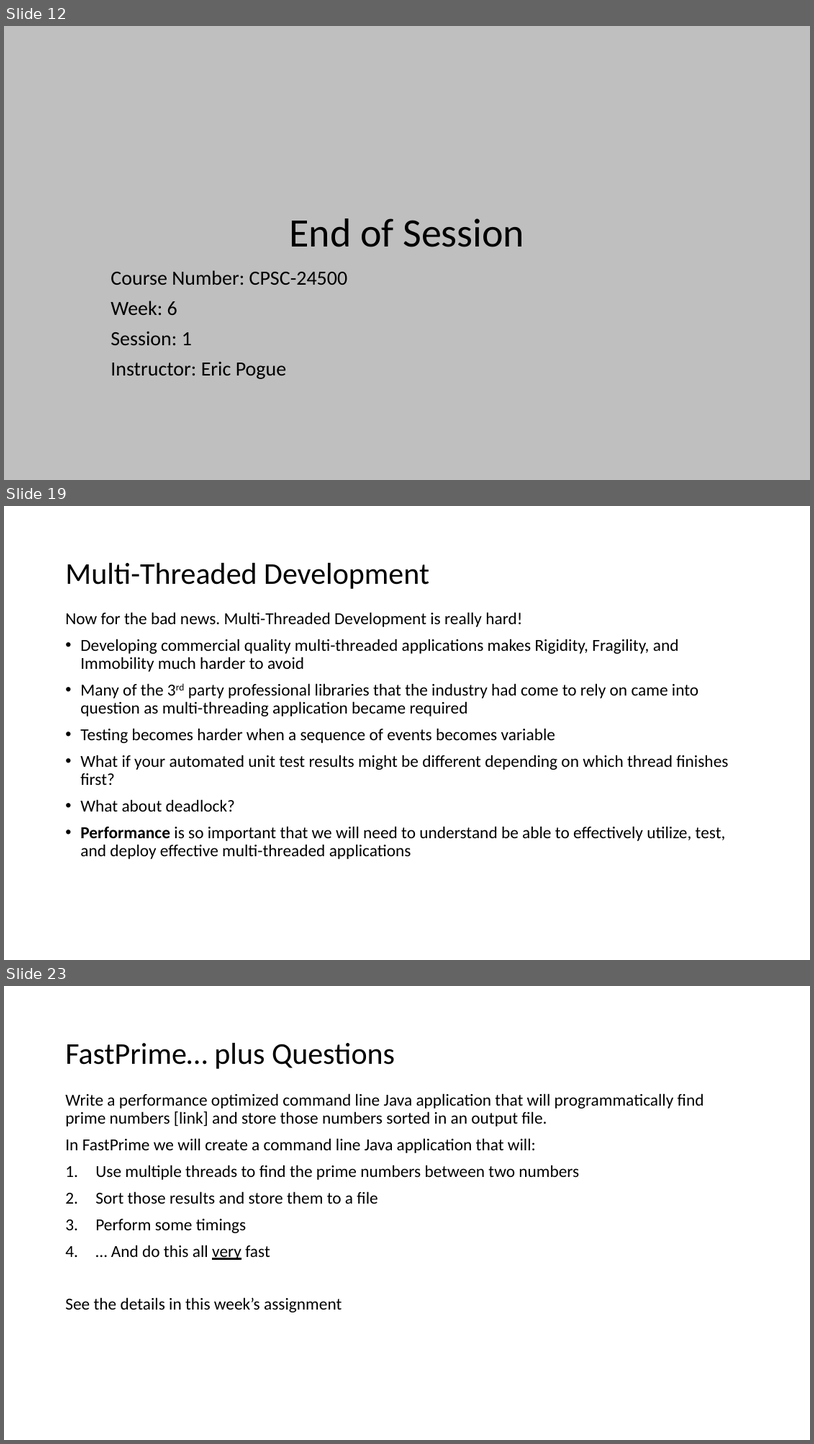
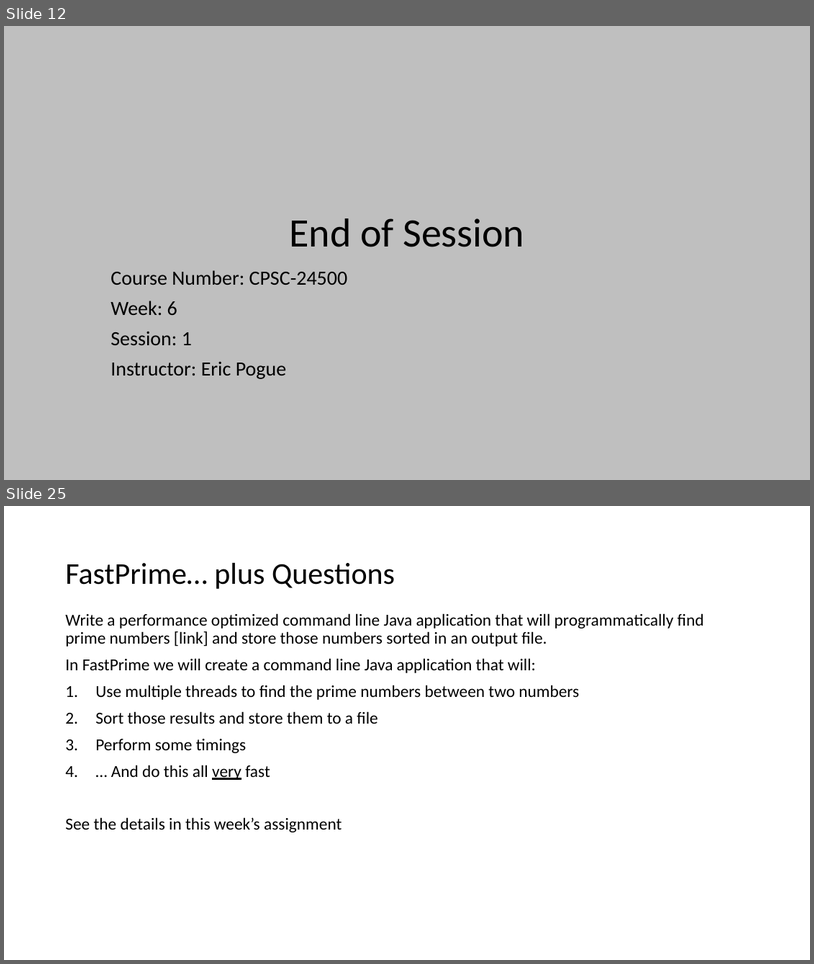
Before and after one commit to EricJPogue/www-epogue-info, a slide deck: CPSC-24500/Week06/2017SpringW06Slides.pptx. Shown one above the other, each under a label of ours: slides 12, 19 and 23 before the commit, slides 12 and 25 after it; the slides between them are not shown. The pictures are 814x1444 and 814x964 pixels, drawn with LibreOffice and Linux fonts; fonts in the diff are those of the drawing. Boxes give left, top, right and bottom in pixels: in the first picture for what was removed or moved away, otherwise in the second. Text is boxed around its words. In the diff, an @@ line names an element or a change of style, - is before the commit and + after.

```diff
--- a/CPSC-24500/Week06/2017SpringW06Slides.pptx
+++ b/CPSC-24500/Week06/2017SpringW06Slides.pptx
@@ slide 19 removed at <box>4,506,810,960</box>, background #FFFFFF @@
@@ title removed at <box>65,563,430,589</box> @@
-Multi-Threaded Development
@@ text removed at <box>65,612,728,859</box> @@
-Now for the bad news. Multi-Threaded Development is really hard!
-• Developing commercial quality multi-threaded applications makes Rigidity, Fragility, and Immobility much harder to avoid
-• Many of the 3rd party professional libraries that the industry had come to rely on came into question as multi-threading application became required
-• Testing becomes harder when a sequence of events becomes variable
-• What if your automated unit test results might be different depending on which thread finishes first?
-• What about deadlock?
-• Performance is so important that we will need to understand be able to effectively utilize, test, and deploy effective multi-threaded applications
@@ what was slide 23 is now slide 25 @@
```
Also in this commit, not shown: 4 slides changed, 8 slides added, 6 other slides removed, 2 other files.
